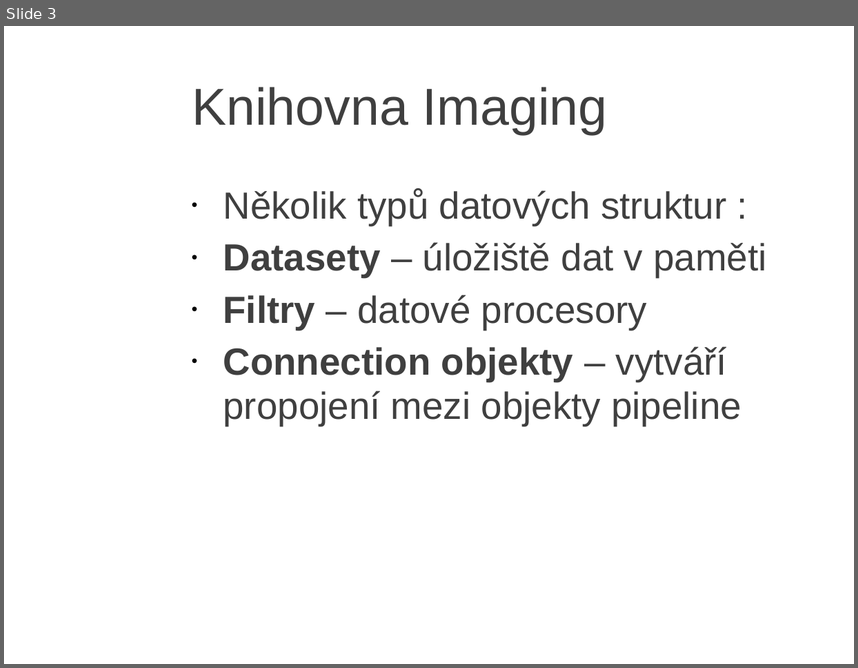
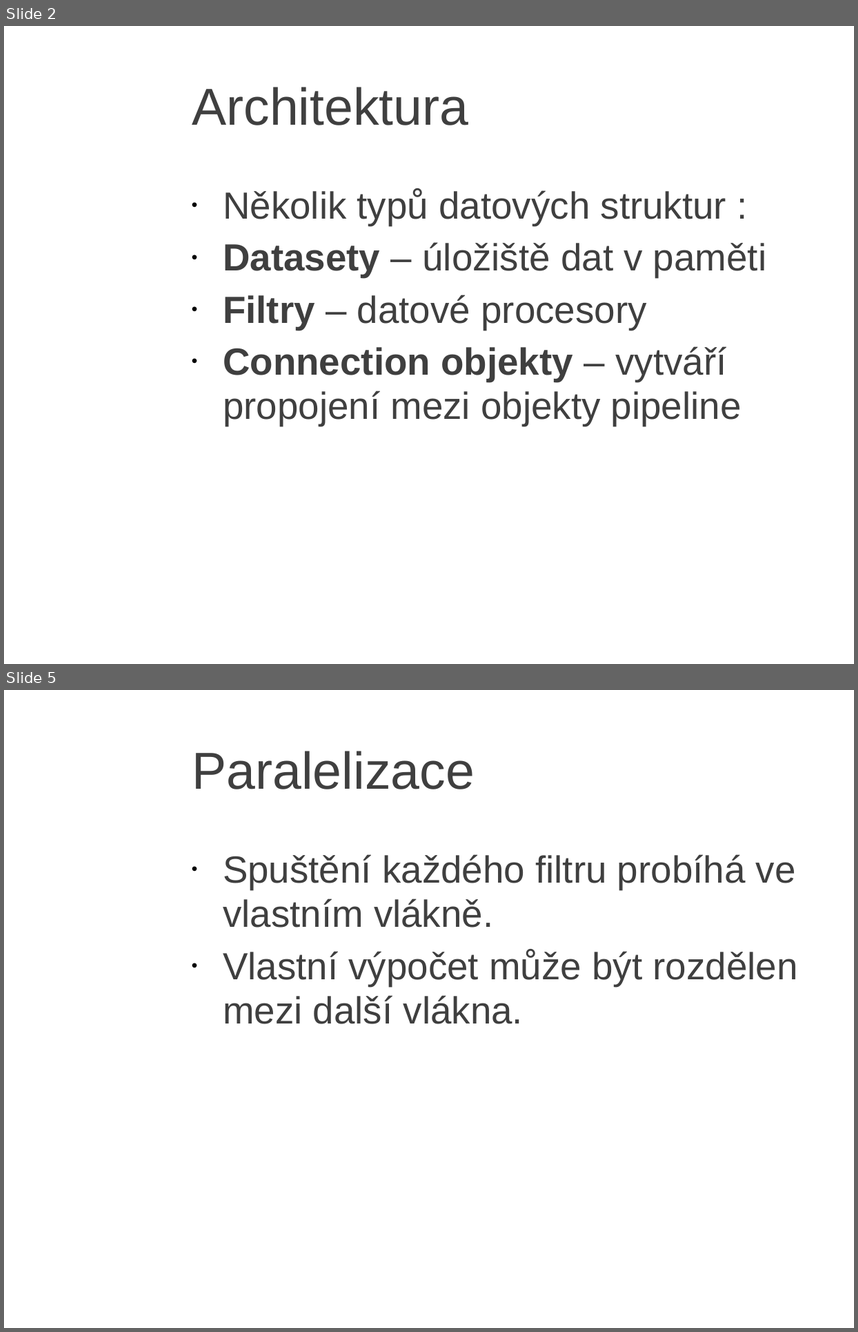
Before and after one commit to JanKolomaznik/MedV4D, a slide deck: doc/Presentation/Imaging.ppt. Shown one above the other, each under a label of ours: slide 3 before the commit, slides 2 and 5 after it; the slides between them are not shown. The pictures are 858x668 and 858x1332 pixels, drawn with LibreOffice and Linux fonts; fonts in the diff are those of the drawing; background and template pictures are left out. Boxes give left, top, right and bottom in pixels: in the first picture for what was removed or moved away, otherwise in the second. Text is boxed around its words. In the diff, an @@ line names an element or a change of style, - is before the commit and + after.

```diff
--- a/doc/Presentation/Imaging.ppt
+++ b/doc/Presentation/Imaging.ppt
@@ slide 5 added at <box>4,690,854,1328</box>, background picture (left out) @@
@@ title added at <box>192,751,475,789</box>, 44 pt, text #3F3F3F @@
+Paralelizace
@@ text added at <box>223,854,798,1024</box>, 32 pt, text #3F3F3F @@
+• Spuštění každého filtru probíhá ve vlastním vlákně.
+• Vlastní výpočet může být rozdělen mezi další vlákna.
@@ what was slide 3 is now slide 2 @@
@@ slide 2 changed as well @@
@@ title at <box>192,87,468,125</box>: text changed @@
-Knihovna Imaging
+Architektura
```
Also in this commit, not shown: 1 other slide changed, 4 other slides added, 4 slides removed.
